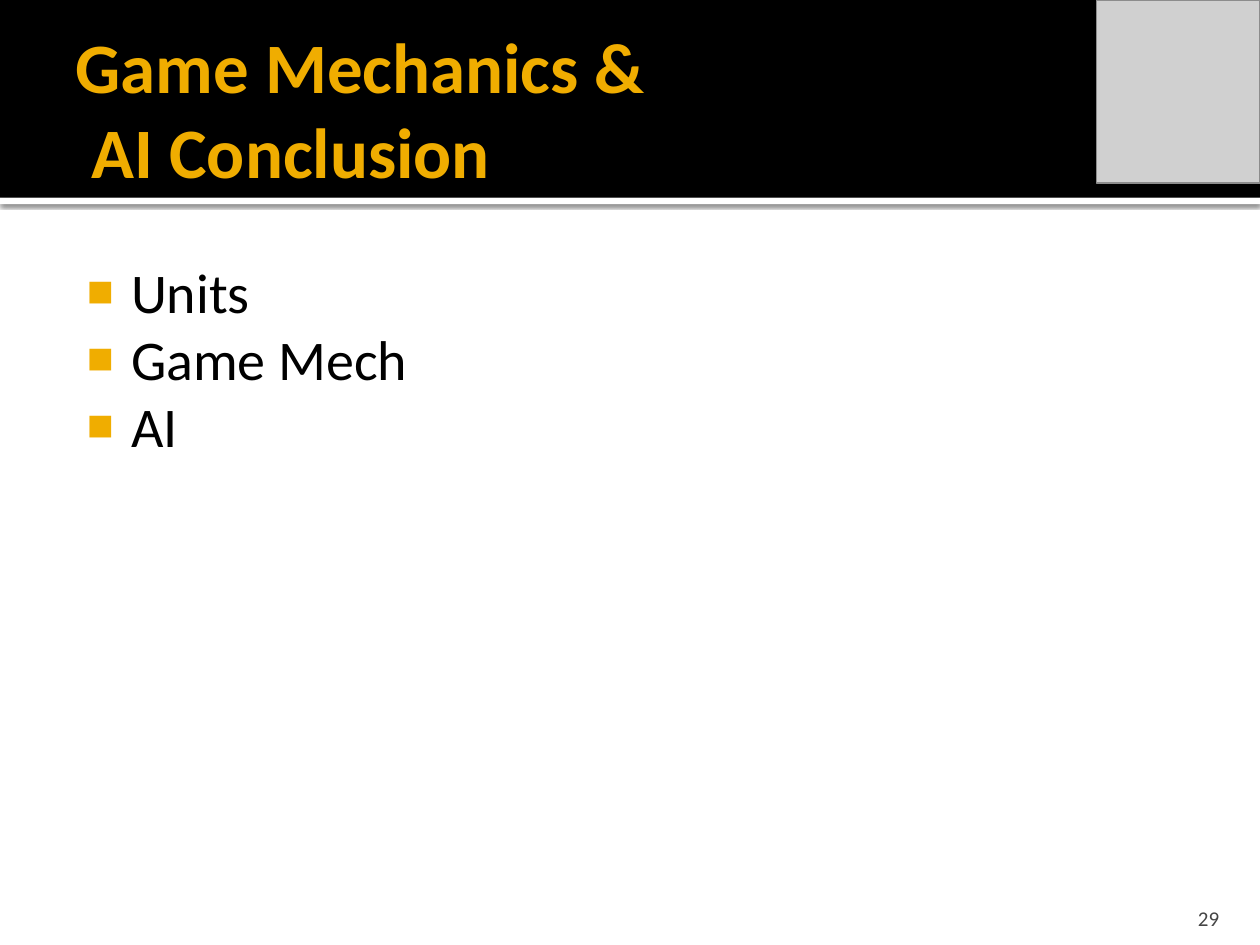
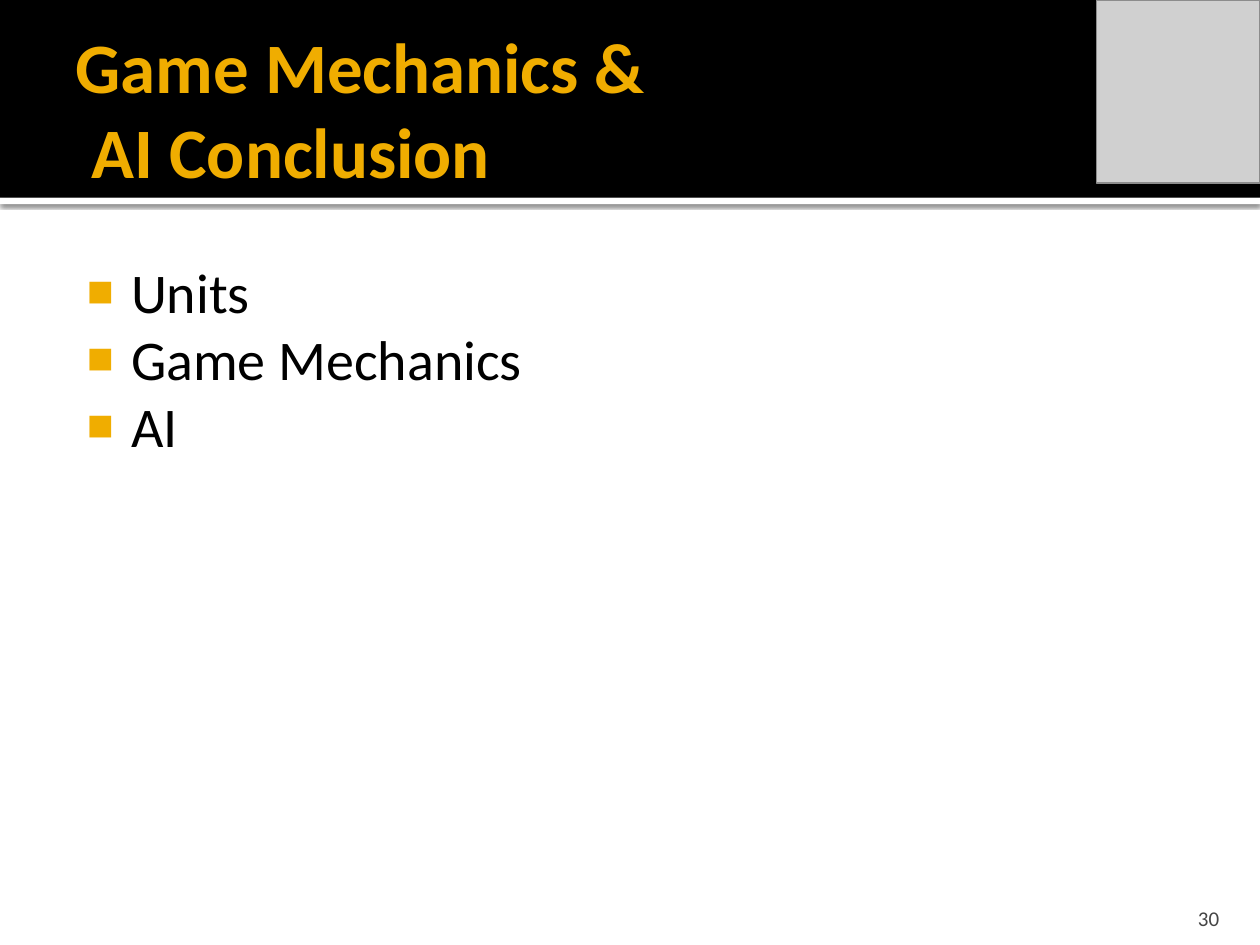
Before and after one commit to idxExtropy/duel-reality, a slide deck: slide 30 of Docs/DUEL REALITY .pptx (slide 29 before the commit). Drawn at 1260x945 pixels with LibreOffice and Linux fonts; fonts in the diff are those of the drawing; grey boxes stand for pictures. Boxes give left, top, right and bottom in pixels: in the first picture for what was removed or moved away, otherwise in the second. Text is boxed around its words. In the diff, an @@ line names an element or a change of style, - is before the commit and + after.

```diff
--- a/Docs/DUEL REALITY .pptx
+++ b/Docs/DUEL REALITY .pptx
@@ text at [131,341,521,381]: text changed @@
-■ Game Mech
+■ Game Mechanics
@@ page number at [1198,912,1219,926]: text changed @@
-29
+30
```
Also in this commit, not shown: 6 other slides changed, 1 slide added.
